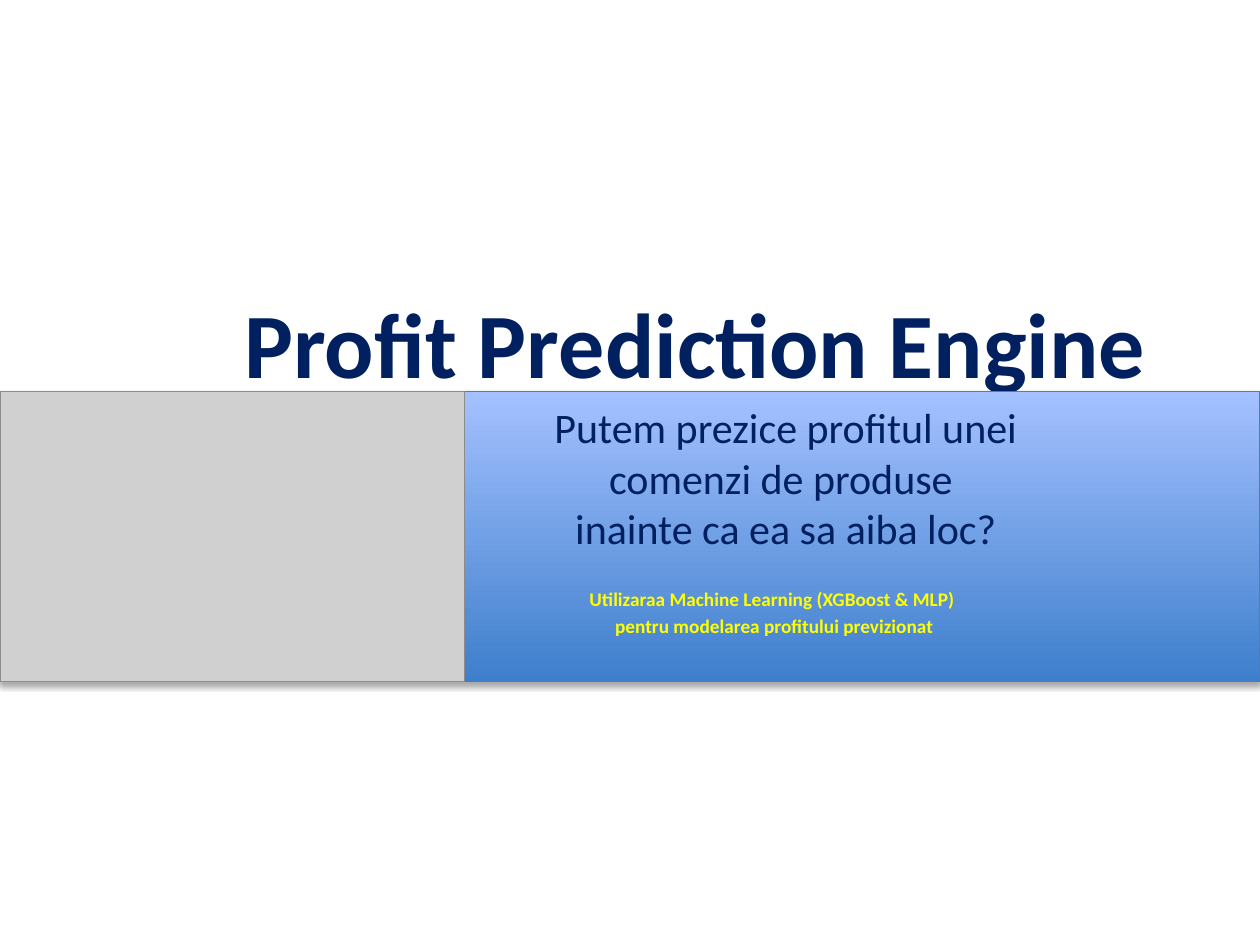
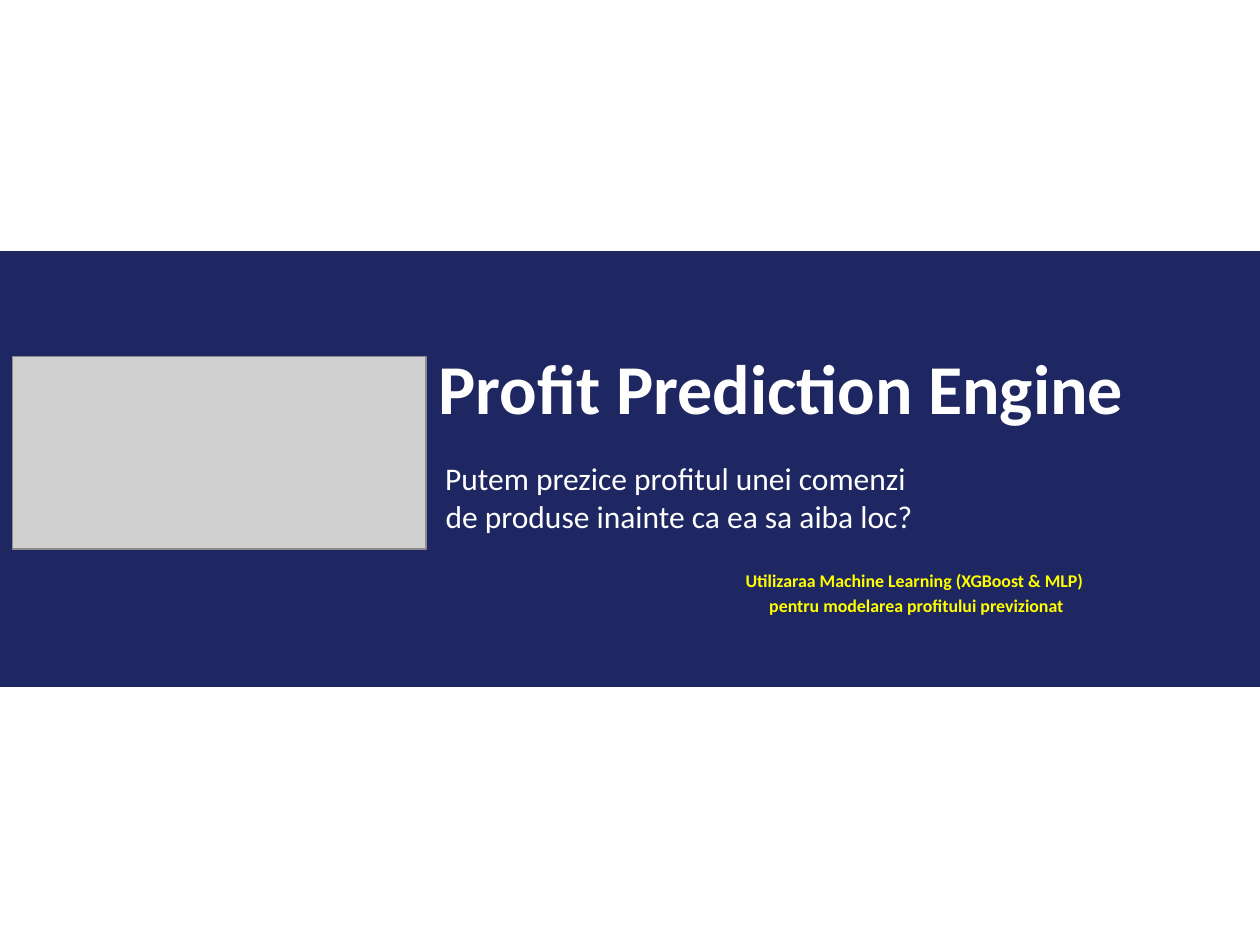
Before and after one commit to datiaxe/transactions_profit_prediction, a slide deck: slide 1 of reports/Profit_Prediction_Engine .pptx. Drawn at 1260x945 pixels with LibreOffice and Linux fonts; fonts in the diff are those of the drawing; grey boxes stand for pictures. Boxes give left, top, right and bottom in pixels: in the first picture for what was removed or moved away, otherwise in the second. Text is boxed around its words. In the diff, an @@ line names an element or a change of style, - is before the commit and + after.

```diff
--- a/reports/Profit_Prediction_Engine .pptx
+++ b/reports/Profit_Prediction_Engine .pptx
@@ rectangle: place and size @@
-rectangle at box(0, 391, 1260, 682)
+rectangle at box(0, 252, 1260, 685)
@@ rectangle at box(0, 252, 1260, 685): fill gradient #3F80CE to #A4C4FF to #1E2761; outline #4B7EBC 0.75 pt to #1E2761 1 pt; shadow off @@
@@ text "Profit Prediction Engine": place and size @@
-text "Profit Prediction Engine" at box(244, 313, 1145, 400)
+text "Profit Prediction Engine" at box(439, 364, 1123, 426)
@@ text "Profit Prediction Engine" at box(439, 364, 1123, 426): size 52.6 to 40 pt, text colour #002060 to #FFFFFF @@
@@ picture: place and size @@
-picture at box(0, 391, 465, 682)
+picture at box(13, 357, 426, 549)
@@ text at box(445, 468, 912, 533): text changed; size 24 to 18 pt; text colour #002060 to #FFFFFF @@
-Putem prezice profitul unei comenzi de produse
-inainte ca ea sa aiba loc?
+Putem prezice profitul unei comenzi
+de produse inainte ca ea sa aiba loc?
@@ text "Utilizaraa Machine Learning (XGBoost & ...": place and size @@
-text "Utilizaraa Machine Learning (XGBoost & ..." at box(589, 592, 954, 636)
+text "Utilizaraa Machine Learning (XGBoost & ..." at box(746, 574, 1083, 615)
@@ text "Utilizaraa Machine Learning (XGBoost & ..." at box(746, 574, 1083, 615): size 11 to 10.2 pt @@
```
Also in this commit, not shown: 12 other slides changed, 6 other files.
